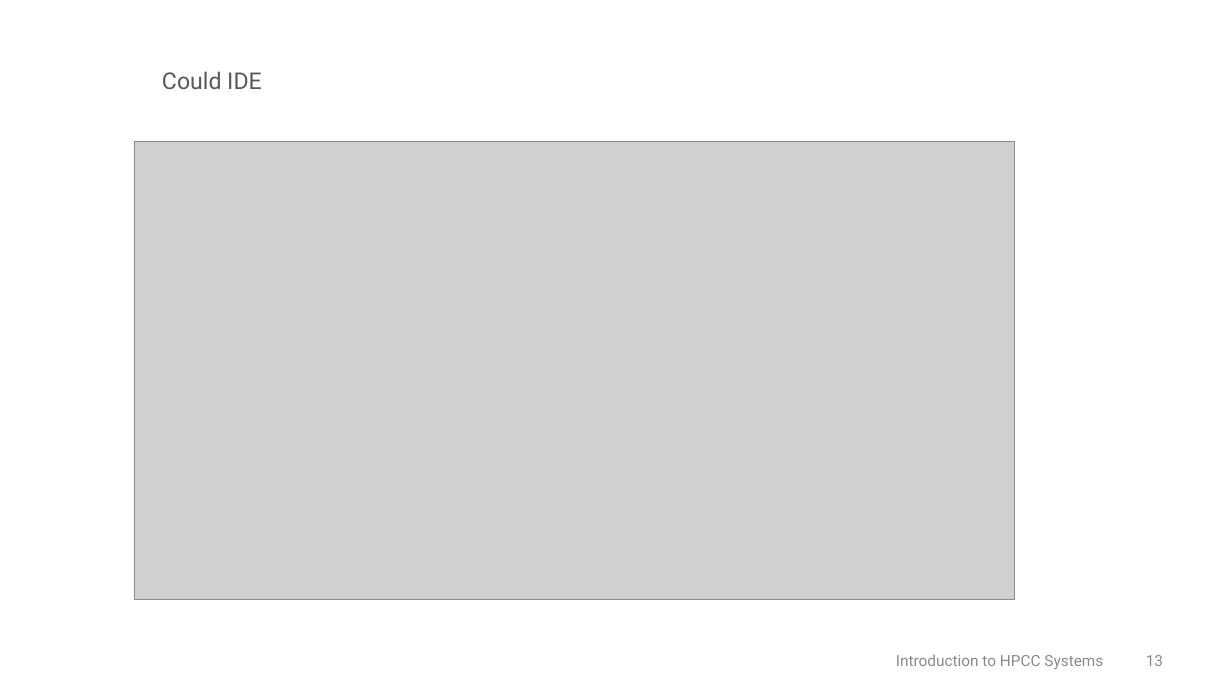
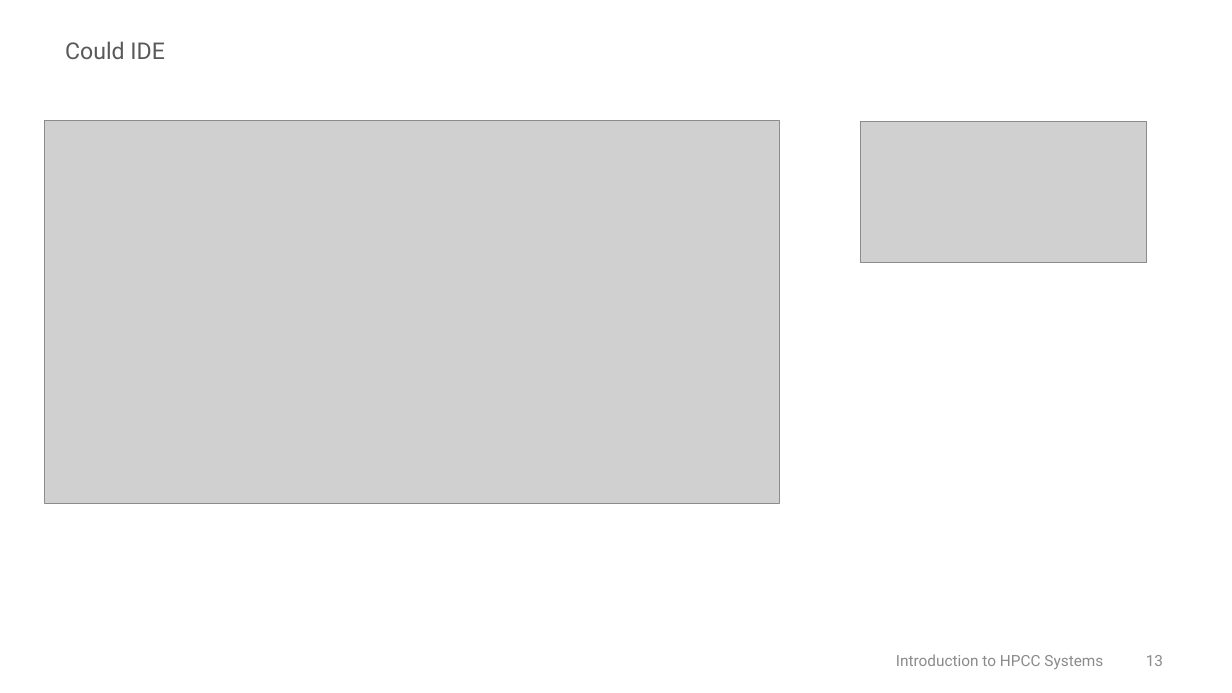
Before and after one commit to BaharF/CodeDay2019, a slide deck: slide 13 of CodeDay Presentation_Ver01.pptx. Drawn at 1232x693 pixels with LibreOffice and Linux fonts; fonts in the diff are those of the drawing; grey boxes stand for pictures; background and template pictures are left out. Boxes give left, top, right and bottom in pixels: in the first picture for what was removed or moved away, otherwise in the second. Text is boxed around its words. In the diff, an @@ line names an element or a change of style, - is before the commit and + after.

```diff
--- a/CodeDay Presentation_Ver01.pptx
+++ b/CodeDay Presentation_Ver01.pptx
@@ text "Could IDE": place and size @@
-text "Could IDE" at bbox=[162, 71, 262, 89]
+text "Could IDE" at bbox=[65, 41, 165, 59]
@@ picture: place and size @@
-picture at bbox=[134, 141, 1014, 600]
+picture at bbox=[44, 120, 779, 503]
@@ picture added at bbox=[860, 122, 1146, 262] @@
```
Also in this commit, not shown: 12 other files.
